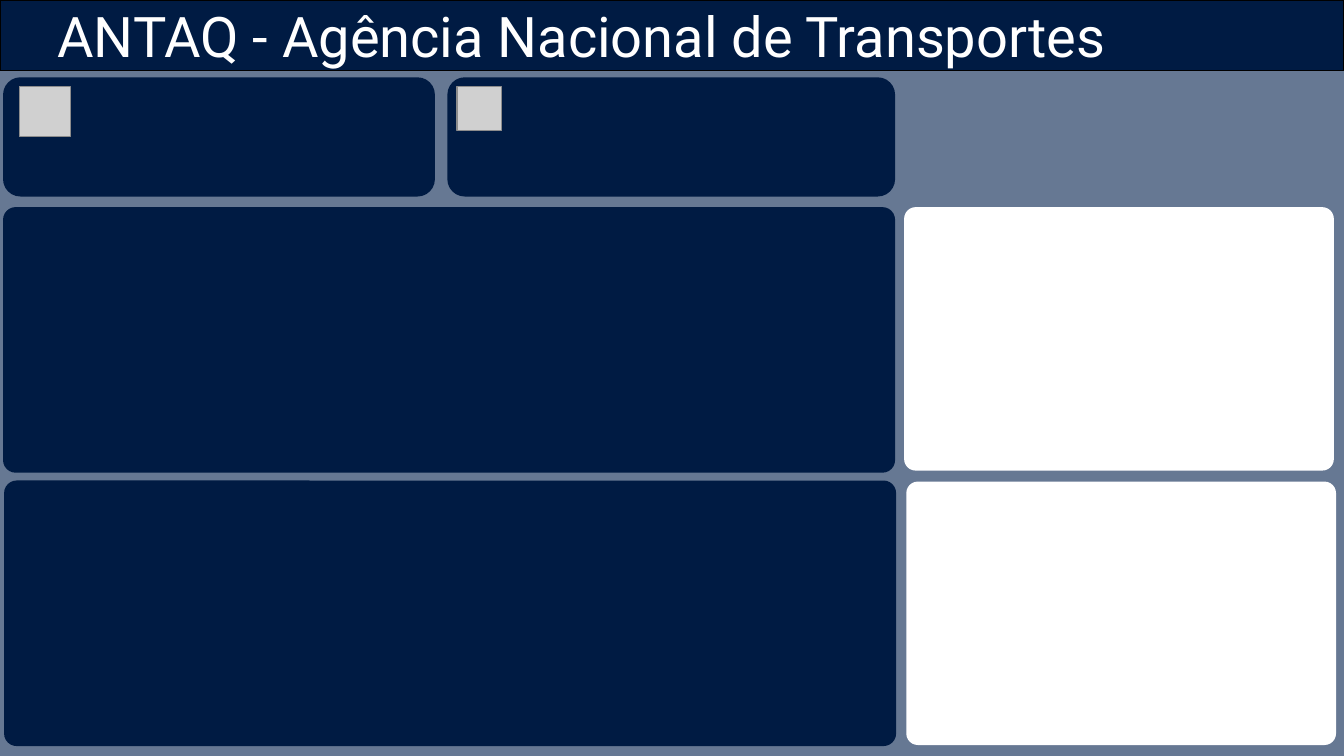
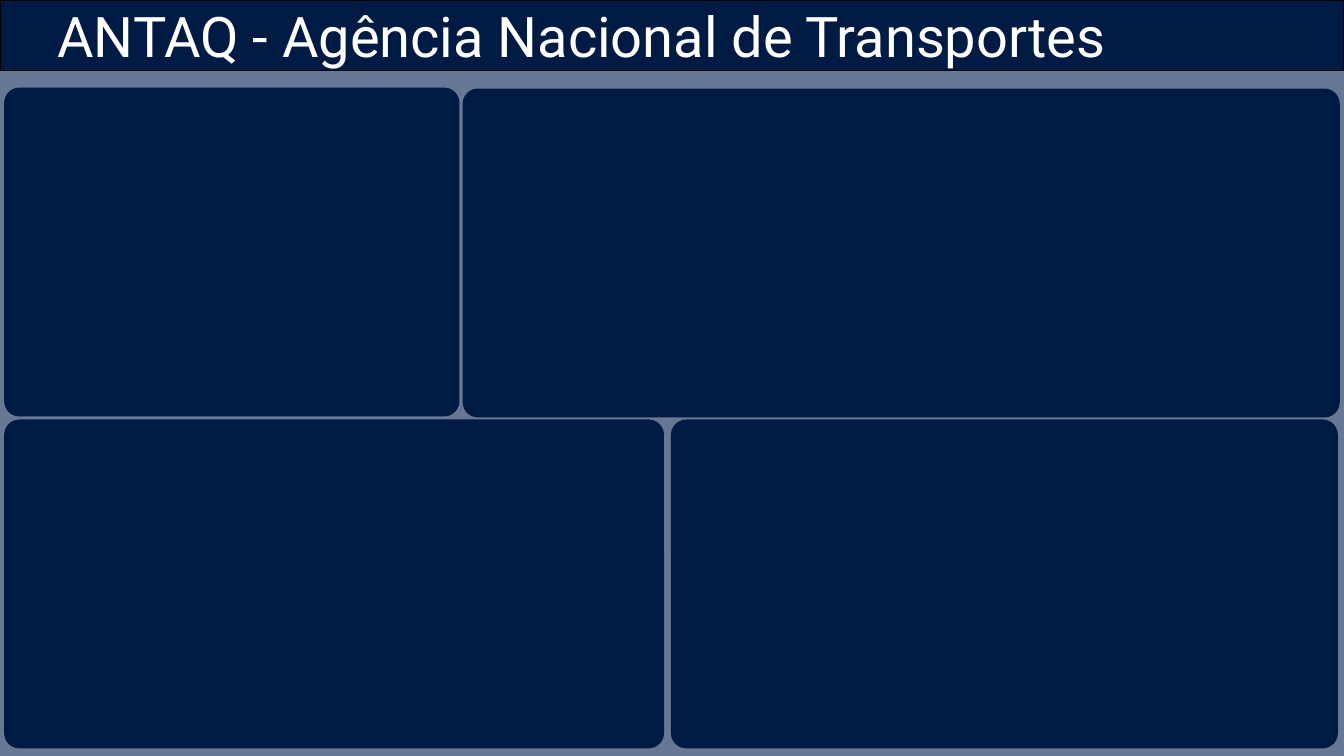
Before and after one commit to cleberaksenen/antaq_dash, a slide deck: slide 2 of Gold_Layer/Modelos/modelos.pptx. Drawn at 1344x756 pixels with LibreOffice and Linux fonts; fonts in the diff are those of the drawing; grey boxes stand for pictures. Boxes give left, top, right and bottom in pixels: in the first picture for what was removed or moved away, otherwise in the second. Text is boxed around its words. In the diff, an @@ line names an element or a change of style, - is before the commit and + after.

```diff
--- a/Gold_Layer/Modelos/modelos.pptx
+++ b/Gold_Layer/Modelos/modelos.pptx
@@ rounded rectangle removed at [4, 79, 434, 196] @@
@@ rounded rectangle: place and size @@
-rounded rectangle at [4, 209, 894, 472]
+rounded rectangle at [5, 89, 459, 415]
@@ picture removed at [20, 87, 71, 137] @@
@@ rounded rectangle removed at [449, 79, 894, 196] @@
@@ picture removed at [457, 87, 501, 131] @@
@@ rounded rectangle added at [464, 90, 1339, 416], fill #001B43, outline #001B43 1.5 pt @@
@@ rounded rectangle removed at [904, 208, 1334, 471] @@
@@ rounded rectangle: place and size @@
-rounded rectangle at [5, 482, 895, 745]
+rounded rectangle at [5, 420, 663, 747]
@@ rounded rectangle added at [673, 420, 1338, 747], fill #001B43, outline #001B43 1.5 pt @@
@@ rounded rectangle removed at [906, 482, 1336, 745] @@
```
Also in this commit, not shown: 14 other files.
